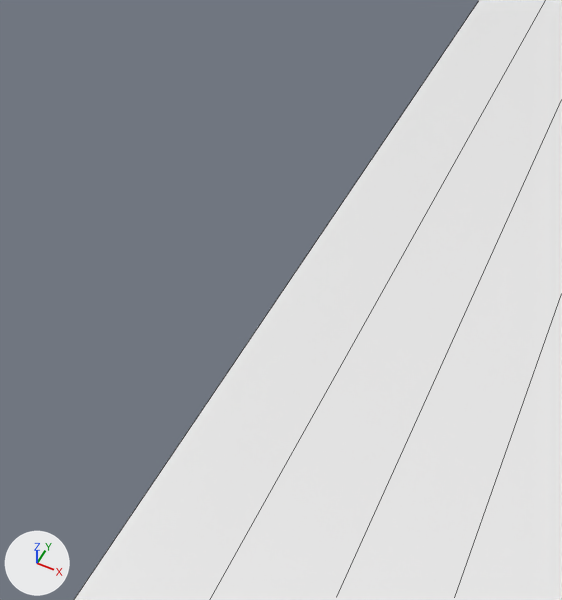
One commit to the Blender file Assets/models/book.blend: the scene before it, then after it.
Rendered twice from a 50 mm lens placed at (-1.38, -0.08, 1.53), pointed at (-2.05, 1.28, -0.16). Every picture has the same lights, and +X, +Y and +Z are marked at lower left. The first picture is the older version. Mesh edges are drawn as thin lines.

The first picture shows 'BézierCurve'.
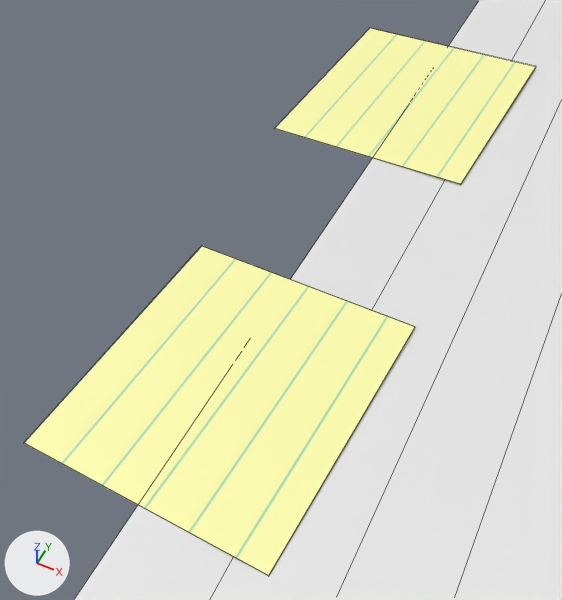
Changed parts and their boxes [x1, y1, x2, y2] in the pictures (562 x 600 px):
'Cube', added (beige)
    after: [24, 246, 415, 576]
'Cube.001', added (beige)
    after: [274, 28, 536, 185]

The change, as a list of edits to the scene's bpy script:
```text
Add img_image__1__png:
    img_image__1__png = load_image('image (1).png', 'textures/image (1).png', 1000, 1294, 'sRGB')
Add mat_material_001:
    mat_material_001 = principled_material('Material.001')
    mat_material_001.texture = img_image__1__png
Add me_cube_001:
    me_cube_001.from_pydata(...)  # a box spanning x -1.0..1.0, y -1.0..1.0, z -1.0..1.0
    me_cube_001.materials.append(mat_material_001)  # picture img_image__1__png
Add ob_cube_001:
    ob_cube_001 = bpy.data.objects.new('Cube.001', me_cube_001)
    ob_cube_001.location = (-2.012, 2.182, 0.003)
    ob_cube_001.rotation_euler = (-0.0456, -0.00922, 1.516)  # degrees (-2.6, -0.5, 87)
    ob_cube_001.scale = (0.367, 0.325, 0.0013)
Add ob_cube:
    ob_cube = bpy.data.objects.new('Cube', me_cube_001.copy())
    ob_cube.location = (-1.981, 0.855, 0.003)
    ob_cube.rotation_euler = (-0.0456, -0.00922, 1.516)  # degrees (-2.6, -0.5, 87)
    ob_cube.scale = (0.367, 0.325, 0.0013)
```
